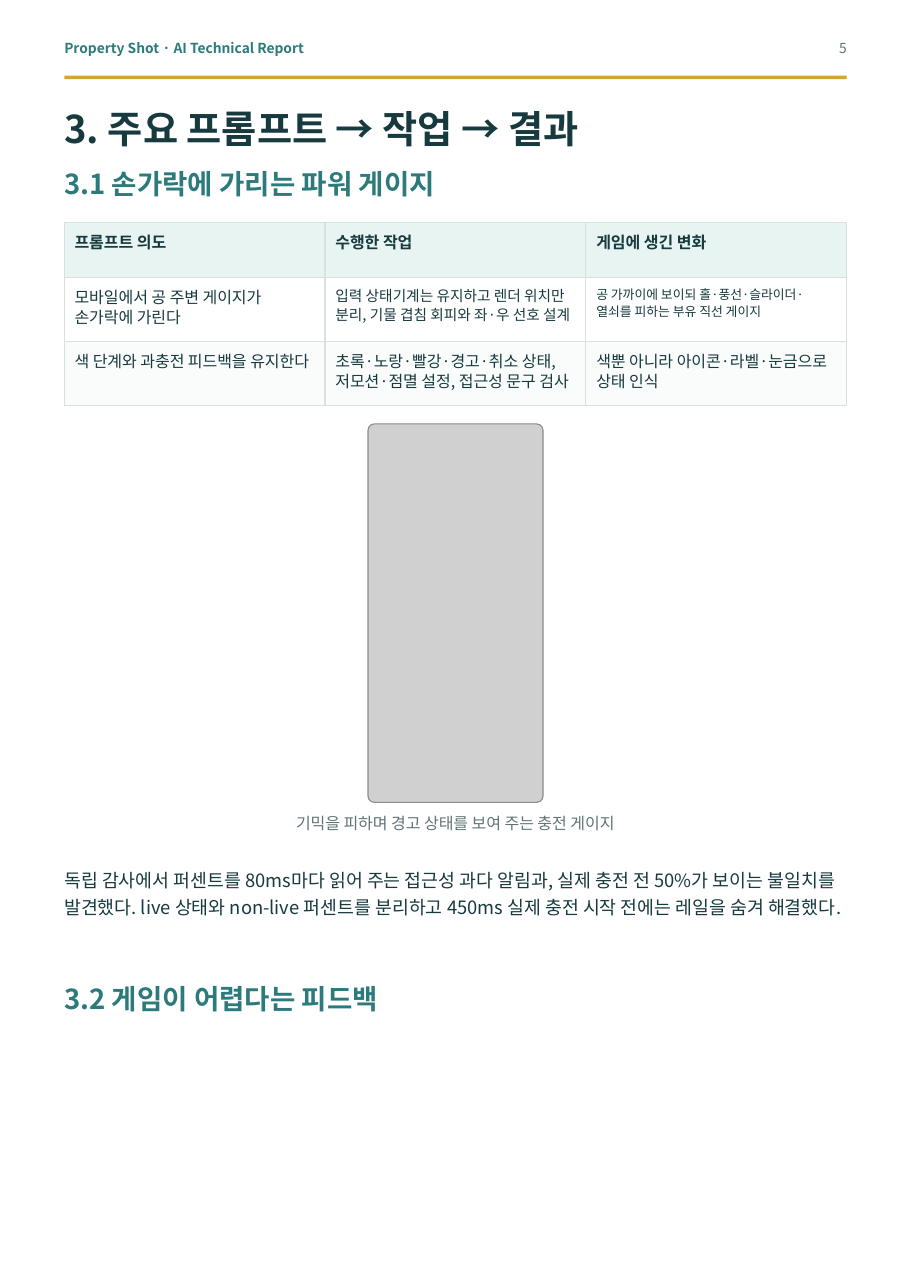
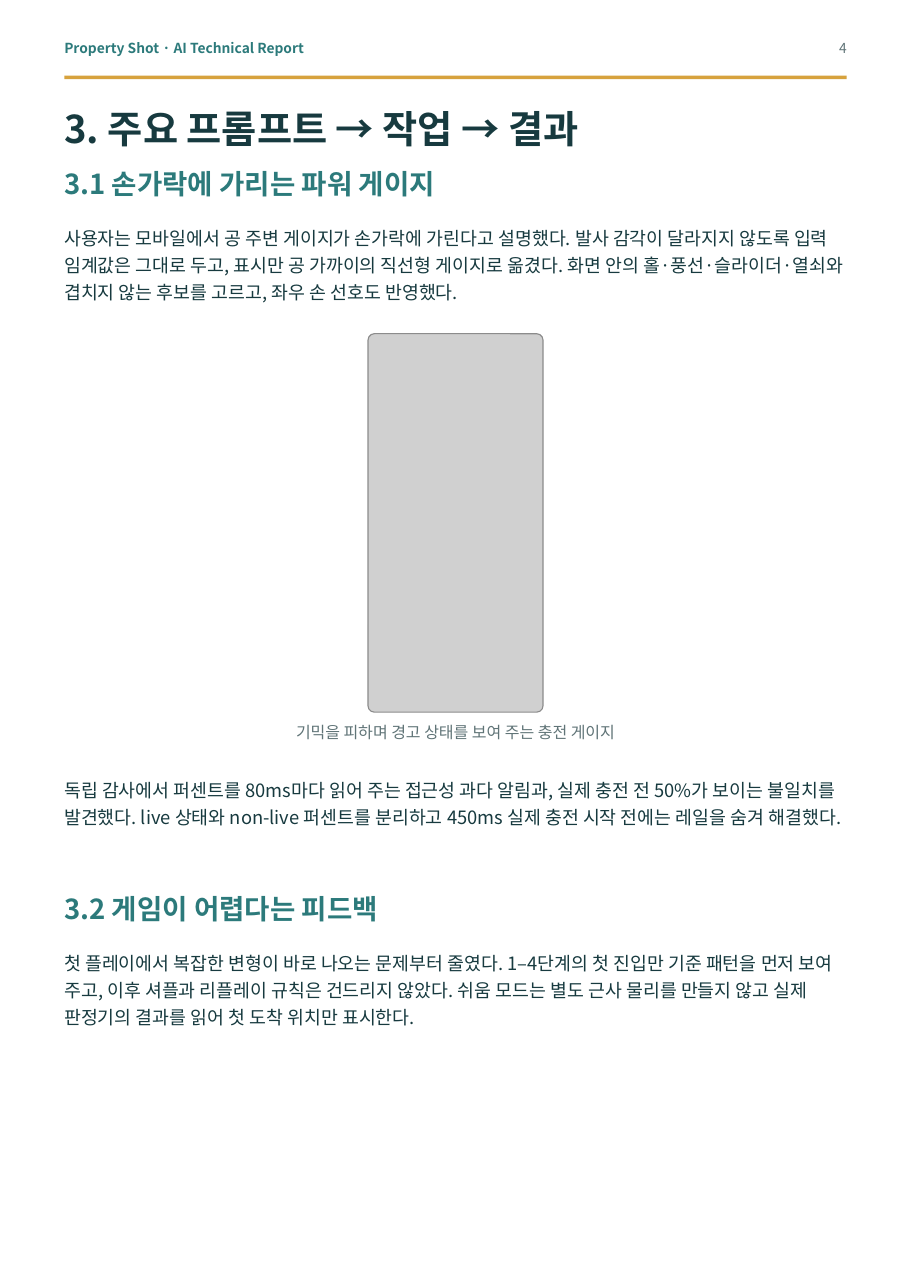
Before and after one commit to good5229/Property_shot, a slide deck: slide 4 of report/dist/property_shot_ai_technical_report.pptx (slide 5 before the commit). Drawn at 911x1288 pixels with LibreOffice and Linux fonts; fonts in the diff are those of the drawing; grey boxes stand for pictures. Boxes give left, top, right and bottom in pixels: in the first picture for what was removed or moved away, otherwise in the second. Text is boxed around its words. In the diff, an @@ line names an element or a change of style, - is before the commit and + after.

```diff
--- a/report/dist/property_shot_ai_technical_report.pptx
+++ b/report/dist/property_shot_ai_technical_report.pptx
@@ text at [839, 43, 847, 53]: text changed @@
-5
+4
@@ rectangle removed at [64, 223, 325, 278] @@
@@ text added at [64, 230, 843, 303], 12 pt, text #173A3F @@
+사용자는 모바일에서 공 주변 게이지가 손가락에 가린다고 설명했다. 발사 감각이 달라지지 않도록 입력 임계값은 그대로 두고, 표시만 공 가까이의 직선형 게이지로 옮겼다. 화면 안의 홀·풍선·슬라이더·열쇠와 겹치지 않는 후보를 고르고, 좌우 손 선호도 반영했다.
@@ text removed at [75, 234, 166, 250] @@
-프롬프트 의도
@@ rectangle removed at [325, 223, 586, 278] @@
@@ text removed at [335, 234, 412, 250] @@
-수행한 작업
@@ rectangle removed at [586, 223, 847, 278] @@
@@ text removed at [596, 234, 706, 250] @@
-게임에 생긴 변화
@@ rectangle removed at [64, 278, 325, 341] @@
@@ text removed at [75, 289, 262, 325] @@
-모바일에서 공 주변 게이지가 손가락에 가린다
@@ rectangle removed at [325, 278, 586, 341] @@
@@ text removed at [335, 289, 570, 323] @@
-입력 상태기계는 유지하고 렌더 위치만 분리, 기물 겹침 회피와 좌·우 선호 설계
@@ rectangle removed at [586, 278, 847, 341] @@
@@ text removed at [596, 288, 804, 317] @@
-공 가까이에 보이되 홀·풍선·슬라이더·열쇠를 피하는 부유 직선 게이지
@@ rectangle removed at [64, 341, 325, 405] @@
@@ text removed at [75, 353, 309, 369] @@
-색 단계와 과충전 피드백을 유지한다
@@ rectangle removed at [325, 341, 586, 405] @@
@@ text removed at [335, 353, 568, 390] @@
-초록·노랑·빨강·경고·취소 상태, 저모션·점멸 설정, 접근성 문구 검사
@@ rectangle removed at [586, 341, 847, 405] @@
@@ text removed at [596, 353, 827, 389] @@
-색뿐 아니라 아이콘·라벨·눈금으로 상태 인식
@@ 3 texts, 1 picture: place and size @@
-3 texts, 1 picture at [64, 424, 841, 1012]
+3 texts, 1 picture at [64, 334, 841, 922]
@@ text added at [64, 954, 833, 1026], 12 pt, text #173A3F @@
+첫 플레이에서 복잡한 변형이 바로 나오는 문제부터 줄였다. 1–4단계의 첫 진입만 기준 패턴을 먼저 보여 주고, 이후 셔플과 리플레이 규칙은 건드리지 않았다. 쉬움 모드는 별도 근사 물리를 만들지 않고 실제 판정기의 결과를 읽어 첫 도착 위치만 표시한다.
```
Also in this commit, not shown: 10 other slides changed, 3 slides removed, 12 other files.
